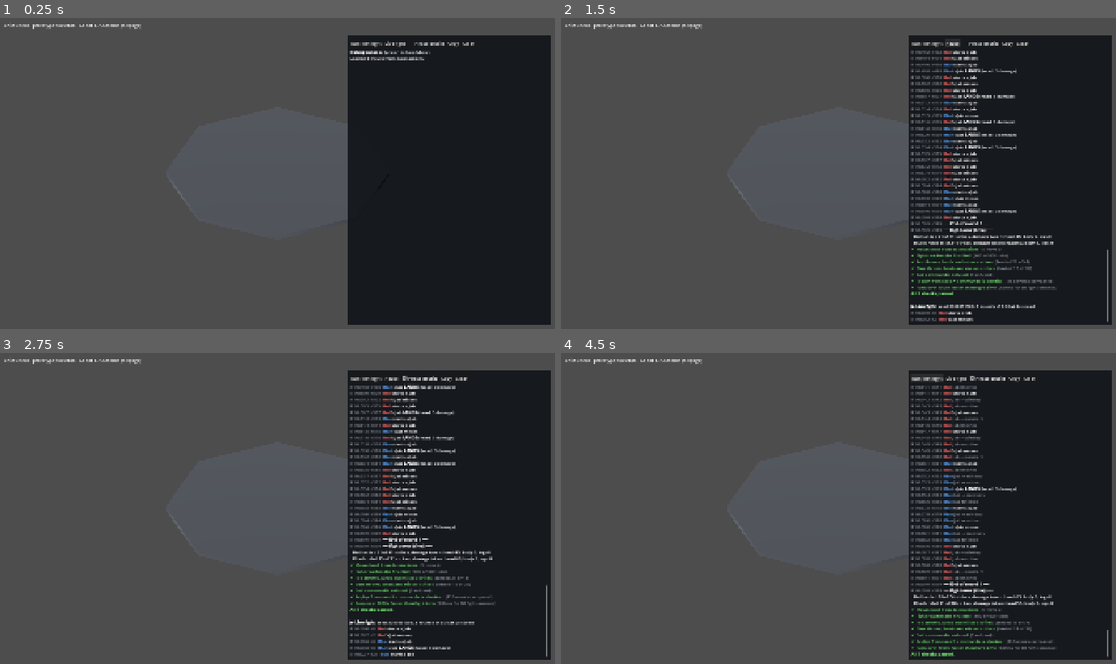
Above: before the commit, frames 1-4 (two rows, left to right).
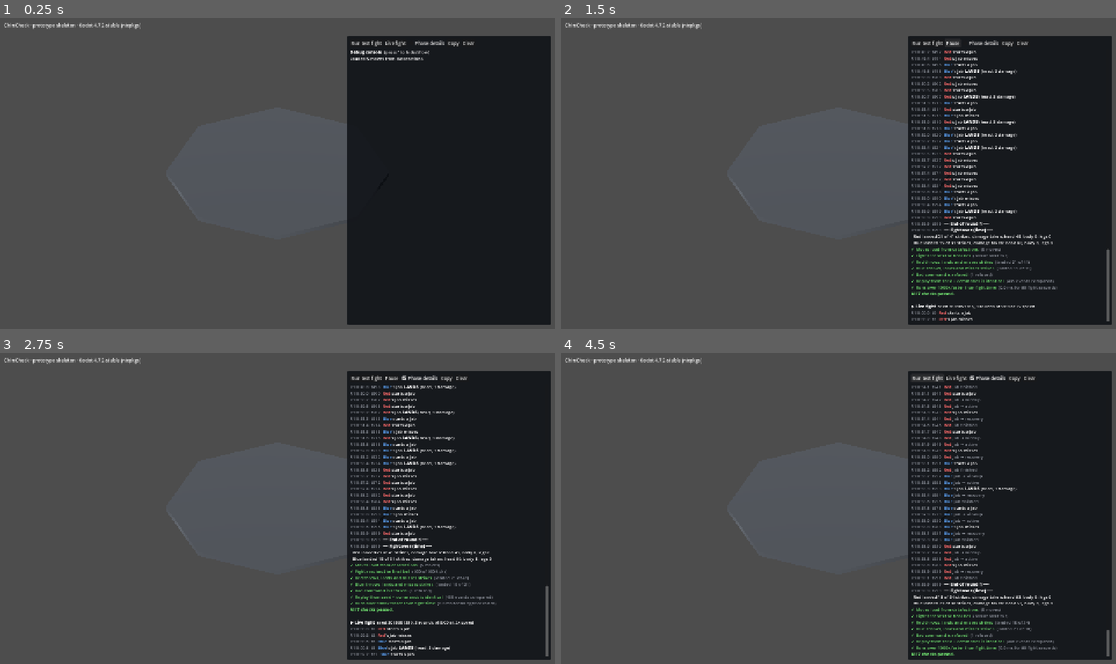
Above: after the commit, the same moments.

Repository: Dazedgenie/DazedMMA
Game: Godot game, scene res://game/main.tscn
Two runs of this game, one before a commit and one after it. Both use one fixed random seed, a clock stepped at 60 frames per second and the inputs below.
Inputs:
- Up to frame 1 (0.25 s): no input
- Up to frame 2 (1.5 s): click "Run test fight" at 0.5 s; click "Live fight" at 1.25 s
- Up to frame 3 (2.75 s): click "Phase details" at 2 s
- Up to frame 4 (4.5 s): click "Copy" at 2.75 s; click "Clear" at 3.5 s; click "Run test fight" at 4.25 s

The runs differ from the first frame. In frame 1, 0.8% of the frame differs, in the area x 0-100%, y 1-99%; in frame 2, 4.8%; in frame 3, 4.8%; in frame 4, 4.3%.

Commit message:
Open the game in a resizable 1280x720 window
The window opens at 1280x720 instead of 1920x1080 (which filled a 1080p
screen), stays resizable with a 960x540 minimum, and the stretch aspect
is "expand" so resizing shows more space instead of black bars.

Co-Authored-By: Claude Opus 5.5 <noreply@anthropic.com>
Claude-Session: https://claude.ai/code/session_01Jb3zoqnAhQHUjvUpixKNmA

Diff:
--- a/game/main.gd
+++ b/game/main.gd
@@ -3,7 +3,12 @@
 ## Replaced by the grey-box fight view in issue #19.
 
 
+## Smallest window the UI still fits in (the game opens windowed and resizable).
+const MIN_WINDOW_SIZE := Vector2i(960, 540)
+
+
 func _ready() -> void:
+	get_window().min_size = MIN_WINDOW_SIZE
 	$UI/Version.text = "%s · prototype skeleton · Godot %s" % [
 		ProjectSettings.get_setting("application/config/name"),
 		Engine.get_version_info().string,
--- a/project.godot
+++ b/project.godot
@@ -23,7 +23,12 @@
 
 window/size/viewport_width=1920
 window/size/viewport_height=1080
+window/size/mode=0
+window/size/resizable=true
+window/size/window_width_override=1280
+window/size/window_height_override=720
 window/stretch/mode="canvas_items"
+window/stretch/aspect="expand"
 
 [editor_plugins]
 
